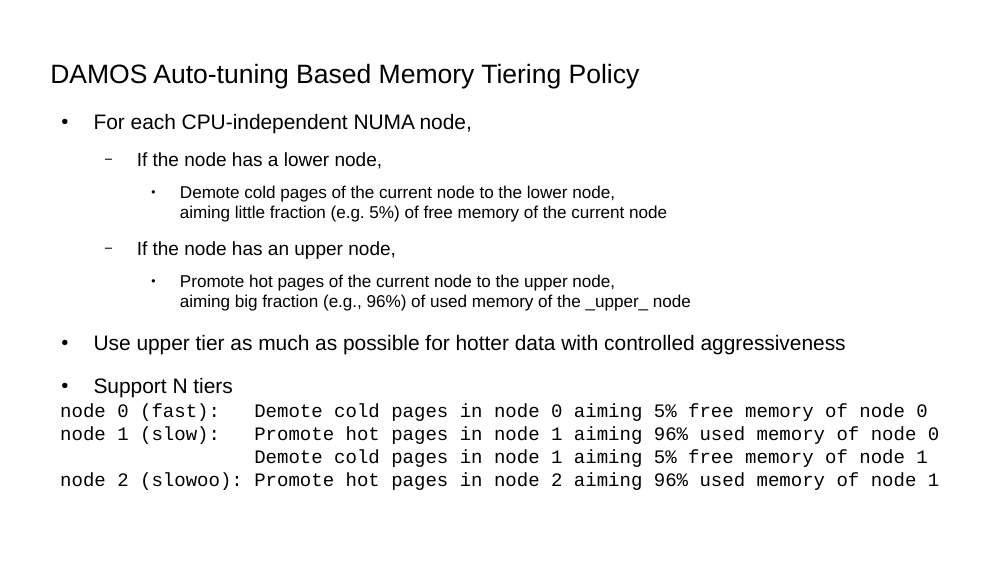
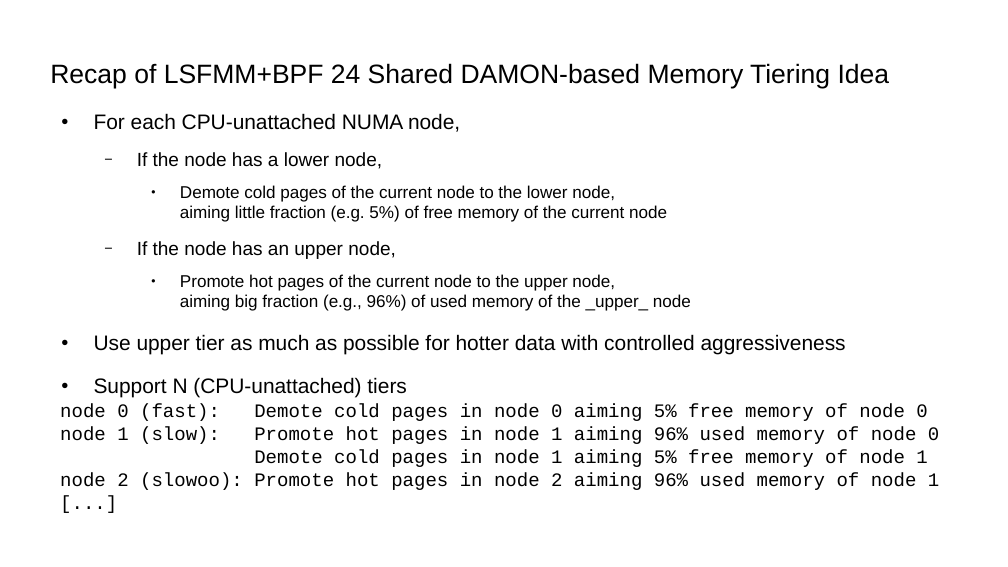
Before and after one commit to damonitor/talks, a slide deck: slide 16 of 2025/lsfmmbpf/damon_updates_plans_lsfmmbpf_2025.odp (slide 17 before the commit). Drawn at 1008x567 pixels with LibreOffice and Linux fonts; fonts in the diff are those of the drawing. Boxes give left, top, right and bottom in pixels: in the first picture for what was removed or moved away, otherwise in the second. Text is boxed around its words. In the diff, an @@ line names an element or a change of style, - is before the commit and + after.

```diff
--- a/2025/lsfmmbpf/damon_updates_plans_lsfmmbpf_2025.odp
+++ b/2025/lsfmmbpf/damon_updates_plans_lsfmmbpf_2025.odp
@@ title at (50, 63, 890, 88): text changed @@
-DAMOS Auto-tuning Based Memory Tiering Policy
+Recap of LSFMM+BPF 24 Shared DAMON-based Memory Tiering Idea
@@ text at (94, 113, 460, 132): text changed @@
-● For each CPU-independent NUMA node,
+● For each CPU-unattached NUMA node,
@@ text at (94, 377, 407, 397): text changed @@
-● Support N tiers
+● Support N (CPU-unattached) tiers
@@ text at (60, 404, 939, 490): paragraph added @@
+[...]
```
Also in this commit, not shown: 12 other slides changed, 1 slide added, 1 slide removed, 3 other files.
